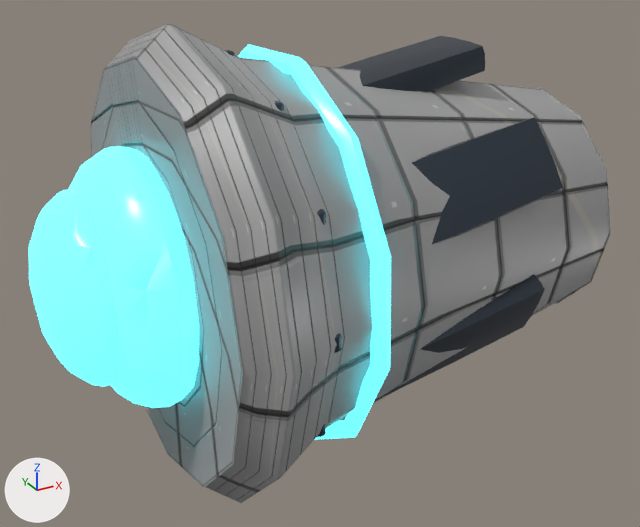
The Blender file assets/ships/parts/blender/engine_resonator_authored.blend as it was, and as the next commit left it.
Both versions are drawn from a camera (50 mm lens) standing at (-1.3, -4.22, 1.96) and looking at (0.98, -0.06, -0.12). Every picture has the same lights, and +X, +Y and +Z are marked at lower left. The picture after the commit comes second.

The older version as bpy lines, for what is in view:
```python
ob_engine_resonator_material_mechanical_merged = bpy.data.objects.new('engine_resonator_Material_Mechanical_Merged', me_engine_resonator_material_mechanical_merged)
ob_engine_resonator_material_mechanical_merged.parent = ob_engine_resonator
ob_engine_resonator_material_mechanical_merged.location = (0.0, 0.0, 0.0)
ob_hook_drive_core = bpy.data.objects.new('HOOK_DRIVE_CORE', me_hook_drive_core)
ob_hook_drive_core.parent = ob_engine_resonator
ob_hook_drive_core.location = (-0.1, 0.0, 0.0)
ob_hook_drive_fan = bpy.data.objects.new('HOOK_DRIVE_FAN', me_hook_drive_fan)
ob_hook_drive_fan.parent = ob_engine_resonator
ob_hook_drive_fan.location = (0.22, 0.0, 0.0)
ob_hook_drive_plume = bpy.data.objects.new('HOOK_DRIVE_PLUME', me_hook_drive_plume)
ob_hook_drive_plume.parent = ob_engine_resonator
ob_hook_drive_plume.location = (-0.35, 0.0, 0.0)
ob_lod0_engine_resonator_main = bpy.data.objects.new('LOD0_ENGINE_RESONATOR_MAIN', me_lod0_engine_resonator_main)
ob_lod0_engine_resonator_main.parent = ob_engine_resonator
ob_lod0_engine_resonator_main.location = (0.0, 0.0, 0.0)
```
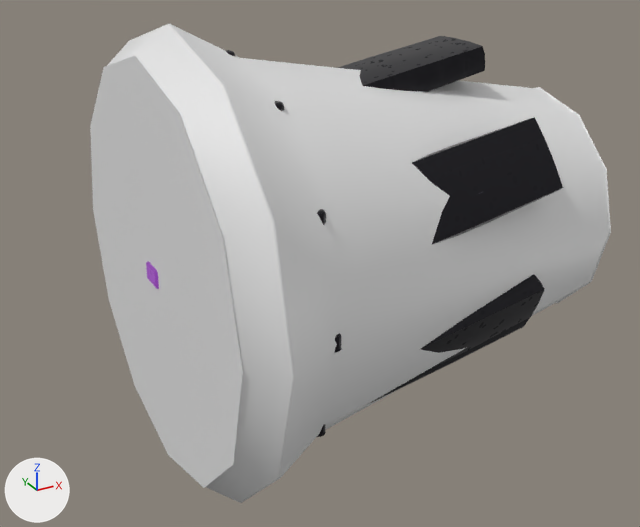
Location of each change, [x1, y1, x2, y2] in pixels of the pictures (640 x 527 px):
'LOD0_ENGINE_RESONATOR_MAIN', recoloured (grey to white): [90, 24, 611, 503] in both
'HOOK_DRIVE_CORE', hidden (cyan): before [68, 146, 199, 408]
'HOOK_DRIVE_PLUME', hidden (cyan): before [28, 189, 120, 387]
'HOOK_DRIVE_FAN', hidden: before [238, 44, 391, 440]
'DET_emissive_port', added: after [146, 261, 159, 289]

What changed in the scene script:
```text
Add img_engine_resonator_trim:
    img_engine_resonator_trim = load_image('engine_resonator_trim', '../textures/engine_resonator/engine_resonator_trim_sheet_1k.jpg', 1024, 1024, 'sRGB')
Add img_engine_resonator_wear:
    img_engine_resonator_wear = load_image('engine_resonator_wear', '../textures/engine_resonator/engine_resonator_wear_mask_1k.jpg', 1024, 1024, 'Non-Color')
Add img_material_mechanical_ao:
    img_material_mechanical_ao = load_image('Material_Mechanical_ao', '../textures/engine_resonator/Material_Mechanical_ao_1k.png', 1024, 1024, 'Non-Color')
Add img_material_accent_ao:
    img_material_accent_ao = load_image('Material_Accent_ao', '../textures/engine_resonator/Material_Accent_ao_1k.png', 1024, 1024, 'Non-Color')
Add mat_material_mechanical:
    mat_material_mechanical = bpy.data.materials.new('Material_Mechanical')
    # colours: grey #696576
    # uses the picture img_engine_resonator_trim
    # uses the picture img_engine_resonator_wear
    # uses the picture img_material_mechanical_ao
Add mat_material_accent:
    mat_material_accent = bpy.data.materials.new('Material_Accent')
    # colours: purple #ce61fd, purple #763f99
    # uses the picture img_engine_resonator_trim
    # uses the picture img_engine_resonator_wear
    # uses the picture img_material_accent_ao
Change me_lod0_engine_resonator_main:
    where me_lod0_engine_resonator_main.from_pydata(...)  # 50 vertices, 96 faces; spans x 0.0..2.6, y -1.3..1.3, z -1.3..1.3
    remove me_lod0_engine_resonator_main.materials.append(mat_material_hull_002)
Change me_hook_drive_core:
    where me_hook_drive_core.from_pydata(...)  # 187 vertices, 320 faces; spans x -0.36..0.36, y -0.7..0.7, z -0.7..0.7
    remove me_hook_drive_core.materials.append(mat_material_accent_001)  # cyan #59adb8, glowing cyan #50d3e1
    add me_hook_drive_core.materials.append(mat_material_mechanical)
Change me_hook_drive_fan:
    where me_hook_drive_fan.from_pydata(...)  # 180 vertices, 360 faces; spans x 0.17..0.59, y -1.13..1.13, z -1.13..1.13
    remove me_hook_drive_fan.materials.append(mat_material_accent_001)  # cyan #59adb8, glowing cyan #50d3e1
    add me_hook_drive_fan.materials.append(mat_material_mechanical)
Change me_hook_drive_plume:
    where me_hook_drive_plume.from_pydata(...)  # 135 vertices, 224 faces; spans x -0.28..0.28, y -0.507..0.507, z -0.52..0.52
    remove me_hook_drive_plume.materials.append(mat_material_accent_001)  # cyan #59adb8, glowing cyan #50d3e1
    add me_hook_drive_plume.materials.append(mat_material_mechanical)
Add me_cube_007:
    me_cube_007.from_pydata(...)  # a box spanning x -0.01..0.11, y -0.06..0.06, z -0.04..0.04
    me_cube_007.materials.append(mat_material_accent)
Change ob_hook_drive_core:
    add ob_hook_drive_core.hide_viewport = True
Change ob_hook_drive_fan:
    add ob_hook_drive_fan.hide_viewport = True
Change ob_hook_drive_plume:
    add ob_hook_drive_plume.hide_viewport = True
Add ob_det_emissive_port:
    ob_det_emissive_port = bpy.data.objects.new('DET_emissive_port', me_cube_007)
    ob_det_emissive_port.location = (0.0, 0.0, 0.0)
    ob_det_emissive_port.scale = (1.35, 1.35, 1.35)
    _m = ob_det_emissive_port.modifiers.new('Bevel', 'BEVEL')
    _m.width = 0.01
    _m.width_pct = 0.01
    _m.segments = 2
```
